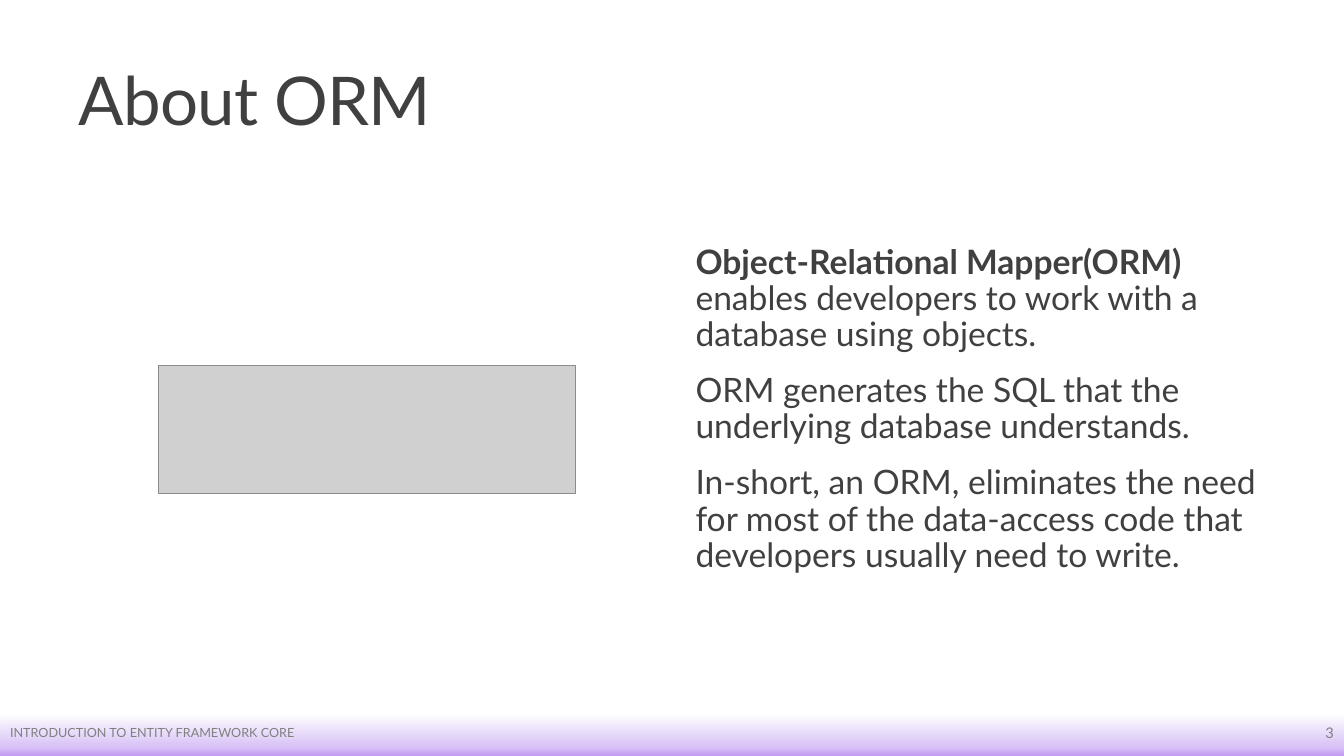
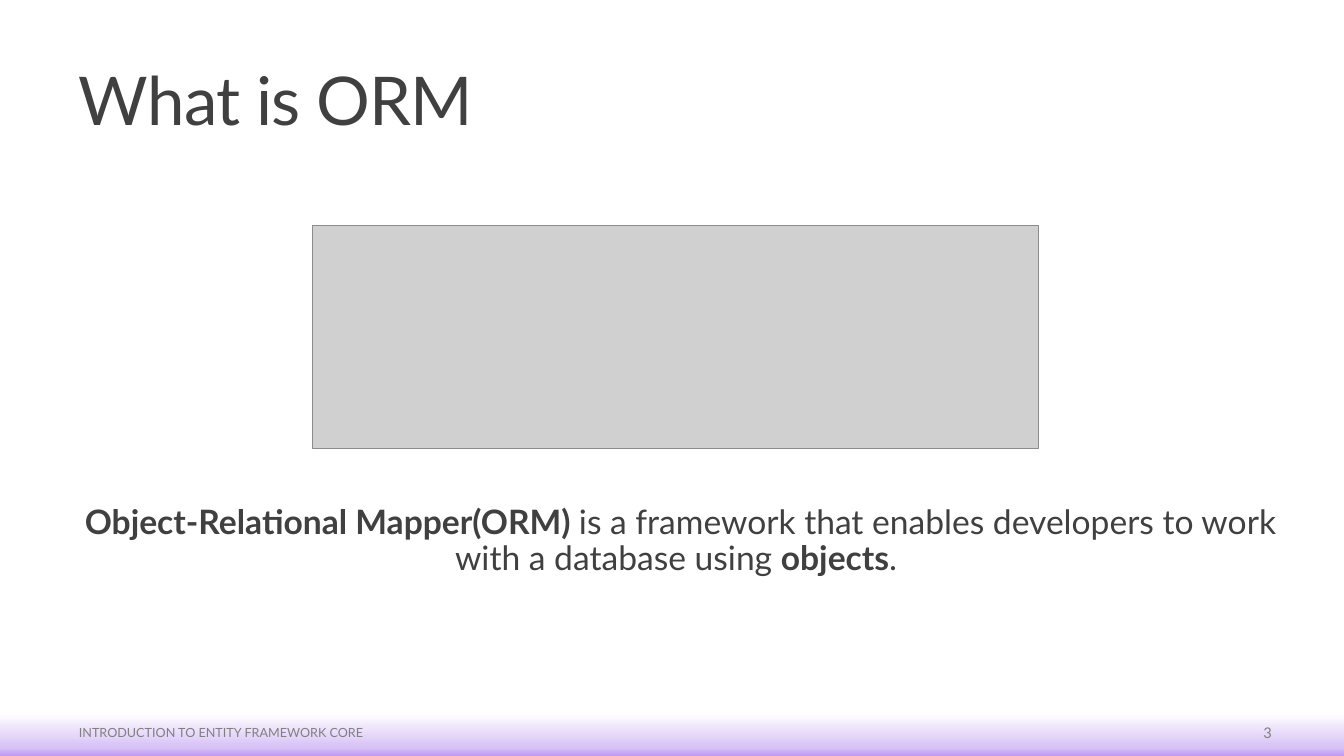
Before and after one commit to c0j0s/StudentManagementSystem, a slide deck: slide 3 of Training Materials/Lecture/1. Introduction to Entity Framework Core.pptx. Drawn at 1344x756 pixels with LibreOffice and Linux fonts; fonts in the diff are those of the drawing; grey boxes stand for pictures. Boxes give left, top, right and bottom in pixels: in the first picture for what was removed or moved away, otherwise in the second. Text is boxed around its words. In the diff, an @@ line names an element or a change of style, - is before the commit and + after.

```diff
--- a/Training Materials/Lecture/1. Introduction to Entity Framework Core.pptx
+++ b/Training Materials/Lecture/1. Introduction to Entity Framework Core.pptx
@@ title at [79,75,474,126]: text changed @@
-About ORM
+What is ORM
@@ picture: place and size @@
-picture at [158,365,576,493]
+picture at [313,226,1038,449]
@@ text at [85,508,1276,576]: text changed @@
-  Object-Relational Mapper(ORM) enables developers to work with a database using objects.
-  ORM generates the SQL that the underlying database understands.
-  In-short, an ORM, eliminates the need for most of the data-access code that developers usually need to write.
+  Object-Relational Mapper(ORM) is a framework that enables developers to work with a database using objects.
@@ text "INTRODUCTION TO ENTITY FRAMEWORK CORE": place and size @@
-text "INTRODUCTION TO ENTITY FRAMEWORK CORE" at [10,728,295,737]
+text "INTRODUCTION TO ENTITY FRAMEWORK CORE" at [79,728,364,737]
@@ page number: place and size @@
-page number at [1325,727,1334,738]
+page number at [1263,727,1272,738]
```
Also in this commit, not shown: 4 other slides changed, 2 slides added, 5 other files.
